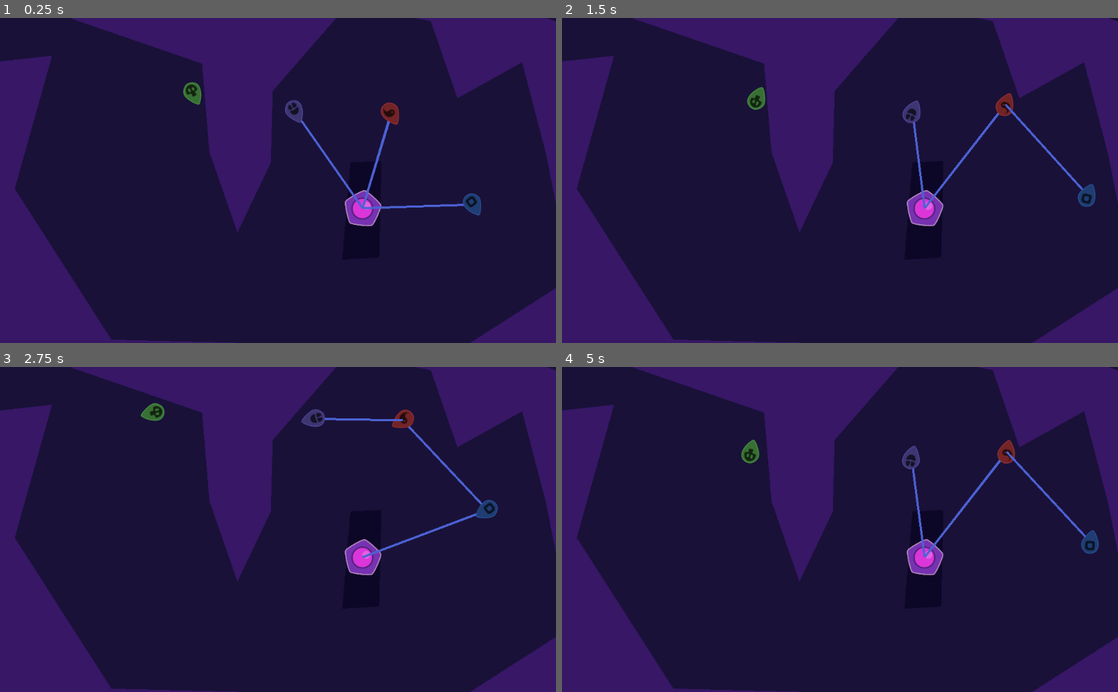
Above: before the commit, frames 1-4 (two rows, left to right).
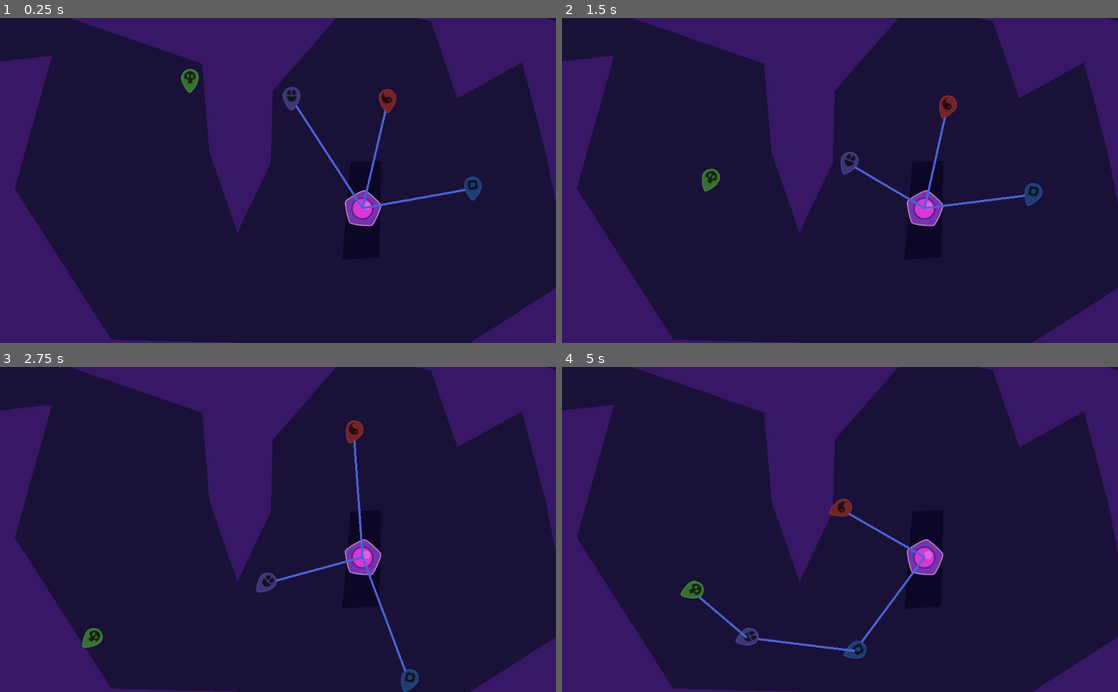
Above: after the commit, the same moments.

Repository: jacobabarbary/BooleanCircuit
Game: Godot game, scene res://main.tscn
Same seed, same stepped clock (60 frames per second), same inputs: the game is played once before the commit and once after it.
Inputs:
- Up to frame 1 (0.25 s): no input
- Up to frame 2 (1.5 s): tap S (Player2Action) at 0.6 s; tap Down (PlayerAction) at 1.35 s
- Up to frame 3 (2.75 s): tap S (Player2Action) at 2.1 s
- Up to frame 4 (5 s): tap Down (PlayerAction) at 2.85, 4.35 s; tap S (Player2Action) at 3.6 s

The runs differ from the first frame. In frame 1, 1.7% of the frame differs, in the area x 32-87%, y 15-61%; in frame 2, 2.0%; in frame 3, 2.1%; in frame 4, 2.2%, in the area x 21-97%, y 22-90%.
Error after the commit: Invalid get index '0' (on base: 'Array'). (res://agents/player/Player.gd:40)

Commit message:
redid movement

Diff:
--- a/agents/player/Player.gd
+++ b/agents/player/Player.gd
@@ -1,13 +1,13 @@
-extends KinematicBody2D
+extends RigidBody2D
 
 enum POLARITIES { POSITIVE, NEGITIVE }
 
-const MAX_CHARGE = 10
-const MIN_SPEED = 6000
-const charge_speed = 2
-const FRICTION = 0.99
+onready var sprite = $Sprite
+onready var connector = $Connector
 
+var inputs_pressed = []
 var inputs = ["PlayerAction","Player2Action"]
+var ray_connected
 
 export(int,
 	"#", 'o', '-', 'yen' , '^', 'x' , '+', 'yang', 'sad', 'happy', 'eyes', 'skull'
@@ -17,53 +17,32 @@
 
 export(int, "PlayerAction","Player2Action") var player_number = 1
 
-var velocity = Vector2()
-var charge = 0
-var rot_speed = 2
-var speed = MIN_SPEED
-
-onready var sprite = $Sprite
-onready var connector = $Connector
+var rot_speed = 0.1
+var speed = 250
 
 func _ready():
 	set_skin(skin)
 	set_color(color)
 
+func _input(event):
+
+	inputs_pressed = [
+		Input.is_action_pressed(inputs[player_number]),
+		Input.is_action_just_released(inputs[player_number]),
+		Input.is_action_just_pressed(inputs[player_number])]
+
 func _physics_process(delta):
-	_launch()
-	_charge_up(delta)
-
-	sprite.rotate( input_rotation() * delta )
-	move_and_slide( movement() * delta )
+	aim()
+	launch()
 
 
-func _launch():
-	if button_just_released():
-		speed = speed * charge
-		charge = 0
+func aim():
+	if inputs_pressed[0]:
+		sprite.rotate(rot_speed)
 
-func _charge_up(delta):
-	if button_pressed():
-		charge = min( charge + (charge_speed * delta), MAX_CHARGE )
-
-
-
-func input_rotation():
-	return ( ( int(button_pressed()) *2 ) - 1 ) * rot_speed
-
-func movement()->Vector2:
-	speed = max( MIN_SPEED, speed * FRICTION)
-	return Vector2( 0 , speed ).rotated(sprite.rotation)
-
-
-
-func button_pressed()->bool:
-	return Input.is_action_pressed(inputs[player_number])
-
-func button_just_released()->bool:
-	return Input.is_action_just_released(inputs[player_number])
-
-
+func launch():
+	if inputs_pressed[1]:
+		linear_velocity = Vector2(0,1).rotated(sprite.rotation) * speed
 
 func set_color(col: Color)->void:
 	color = col
@@ -72,3 +51,6 @@
 func set_skin(index)->void:
 	skin = index
 	$Sprite.set_frame(index)
+
+func _on_ray_connected(is_ray_connected)->void:
+	ray_connected = is_ray_connected
--- a/agents/player/Player.tscn
+++ b/agents/player/Player.tscn
@@ -1,13 +1,21 @@
-[gd_scene load_steps=5 format=2]
+[gd_scene load_steps=6 format=2]
 
 [ext_resource path="res://agents/player/Player.gd" type="Script" id=1]
 [ext_resource path="res://agents/player/player.png" type="Texture" id=2]
 [ext_resource path="res://connector/connector.tscn" type="PackedScene" id=3]
 
+[sub_resource type="PhysicsMaterial" id=2]
+friction = 10.0
+bounce = 5.0
+
 [sub_resource type="CircleShape2D" id=1]
 radius = 17.116
 
-[node name="Player" type="KinematicBody2D"]
+[node name="player" type="RigidBody2D"]
+mode = 2
+physics_material_override = SubResource( 2 )
+gravity_scale = 0.0
+can_sleep = false
 script = ExtResource( 1 )
 
 [node name="Connector" parent="." instance=ExtResource( 3 )]
--- a/main.tscn
+++ b/main.tscn
@@ -19,7 +19,7 @@
 player_number = 0
 
 [node name="Player2" parent="." instance=ExtResource( 4 )]
-position = Vector2( 865.562, 320.645 )
+position = Vector2( 871.435, 314.772 )
 color = Color( 0.27451, 0.533333, 0.996078, 1 )
 player_number = 0
 
